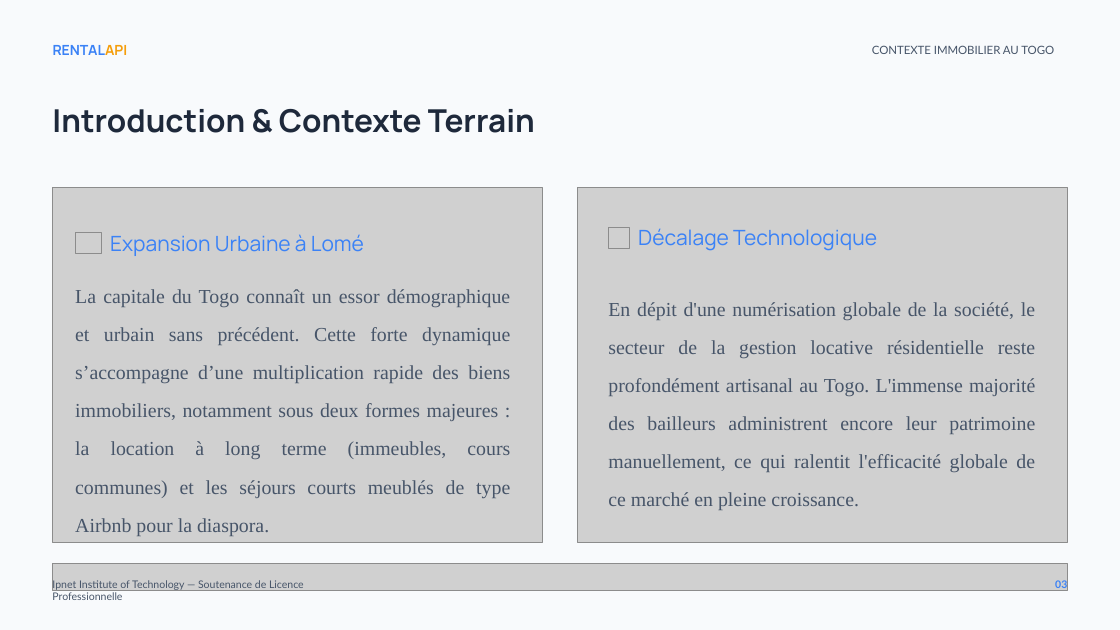
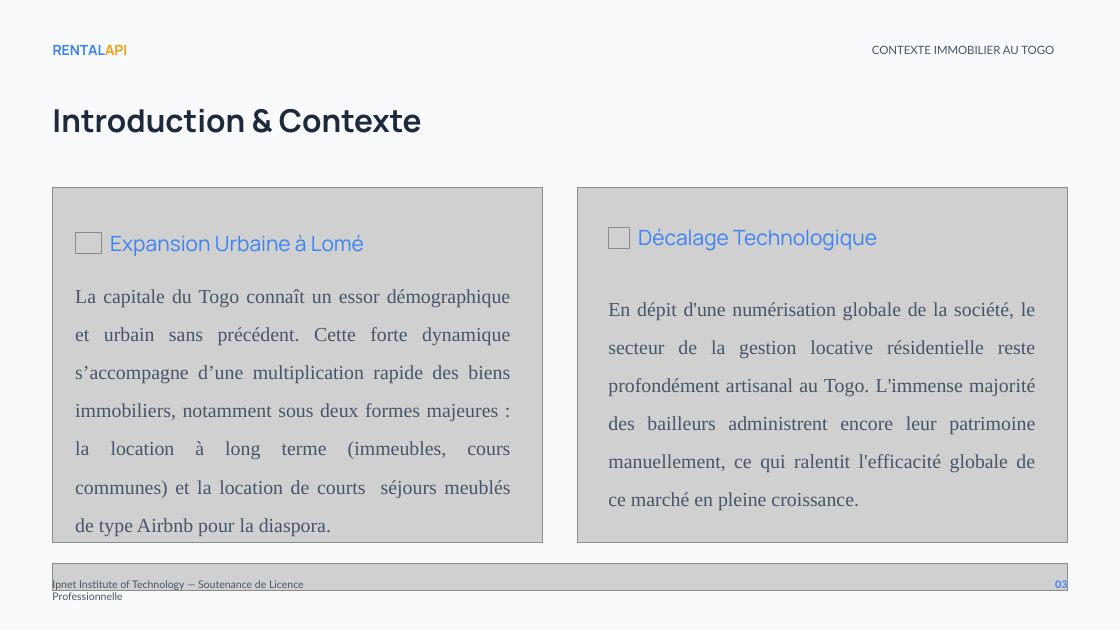
Before and after one commit to xavierGIT04/Soutenance, a slide deck: slide 3 of Soutenance de Licence - GBANDI WAKE (1).pptx. Drawn at 1120x630 pixels with LibreOffice and Linux fonts; fonts in the diff are those of the drawing; grey boxes stand for pictures; background and template pictures are left out. Boxes give left, top, right and bottom in pixels: in the first picture for what was removed or moved away, otherwise in the second. Text is boxed around its words. In the diff, an @@ line names an element or a change of style, - is before the commit and + after.

```diff
--- a/Soutenance de Licence - GBANDI WAKE (1).pptx
+++ b/Soutenance de Licence - GBANDI WAKE (1).pptx
@@ text at <box>52,109,422,133</box>: text changed @@
-Introduction & Contexte Terrain
+Introduction & Contexte
@@ text at <box>75,289,510,536</box>: text changed @@
-La capitale du Togo connaît un essor démographique et urbain sans précédent. Cette forte dynamique s’accompagne d’une multiplication rapide des biens immobiliers, notamment sous deux formes majeures : la location à long terme (immeubles, cours communes) et les séjours courts meublés de type Airbnb pour la diaspora.
+La capitale du Togo connaît un essor démographique et urbain sans précédent. Cette forte dynamique s’accompagne d’une multiplication rapide des biens immobiliers, notamment sous deux formes majeures : la location à long terme (immeubles, cours communes) et la location de courts séjours meublés de type Airbnb pour la diaspora.
```
Also in this commit, not shown: 5 other slides changed, 3 other files.
